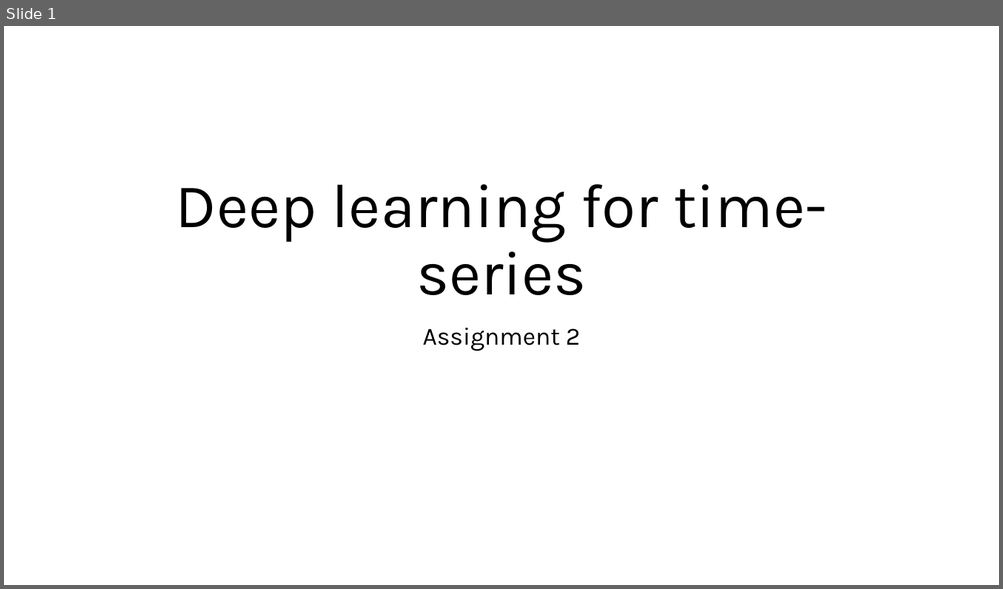
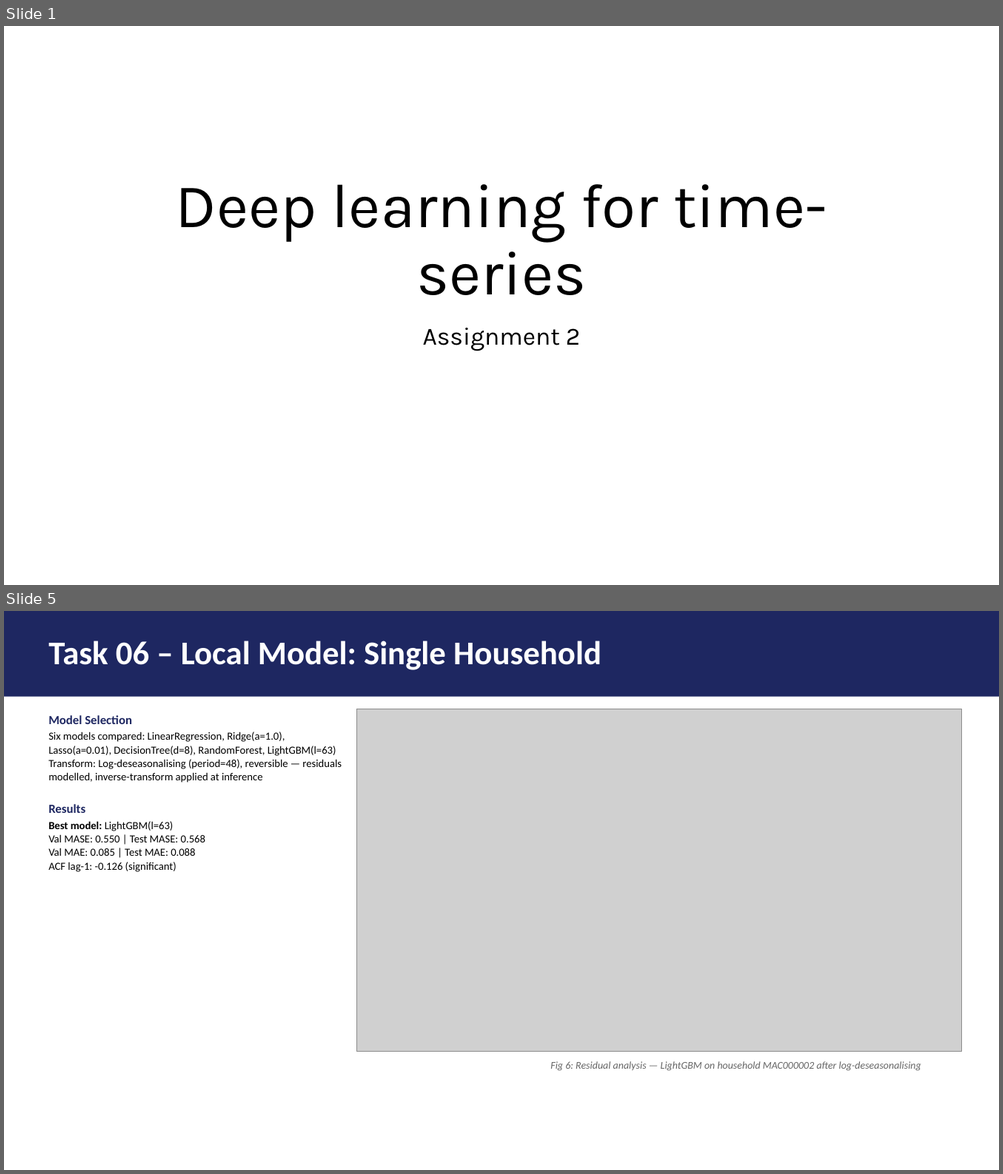
Before and after one commit to FVardi/PhD-Courses, a slide deck: Deep learning for time-series/Assignment 2/Presentation.pptx. Shown one above the other, each under a label of ours: slide 1 before the commit, slides 1 and 5 after it; the slides between them are not shown. The pictures are 1003x589 and 1003x1174 pixels, drawn with LibreOffice and Linux fonts; fonts in the diff are those of the drawing; grey boxes stand for pictures. Boxes give left, top, right and bottom in pixels: in the first picture for what was removed or moved away, otherwise in the second. Text is boxed around its words. In the diff, an @@ line names an element or a change of style, - is before the commit and + after.

Commit message:
Added the correct transforms in tasks 6-10

```diff
--- a/Deep learning for time-series/Assignment 2/Presentation.pptx
+++ b/Deep learning for time-series/Assignment 2/Presentation.pptx
@@ slide 5 added at (x1=4, y1=611, x2=999, y2=1170), background #FFFFFF @@
@@ rectangle added at (x1=4, y1=611, x2=999, y2=697), fill #1E2761 @@
@@ title added at (x1=48, y1=641, x2=601, y2=670), 32 pt, text #FFFFFF, bold @@
+Task 06 – Local Model: Single Household
@@ text added at (x1=48, y1=715, x2=341, y2=872), 10.5 pt, text #000000 @@
+Model Selection
+Six models compared: LinearRegression, Ridge(a=1.0), Lasso(a=0.01), DecisionTree(d=8), RandomForest, LightGBM(l=63)
+Transform: Log-deseasonalising (period=48), reversible — residuals modelled, inverse-transform applied at inference
+Results
+Best model: LightGBM(l=63)
+Val MASE: 0.550 | Test MASE: 0.568
+Val MAE: 0.085 | Test MAE: 0.088
+ACF lag-1: -0.126 (significant)
@@ picture added at (x1=356, y1=709, x2=962, y2=1051) @@
@@ text added at (x1=550, y1=1062, x2=921, y2=1071), 10 pt, text #666666, italic @@
+Fig 6: Residual analysis — LightGBM on household MAC000002 after log-deseasonalising
```
Also in this commit, not shown: 2 slides changed, 6 other slides added, 5 slides removed, 15 other files.
